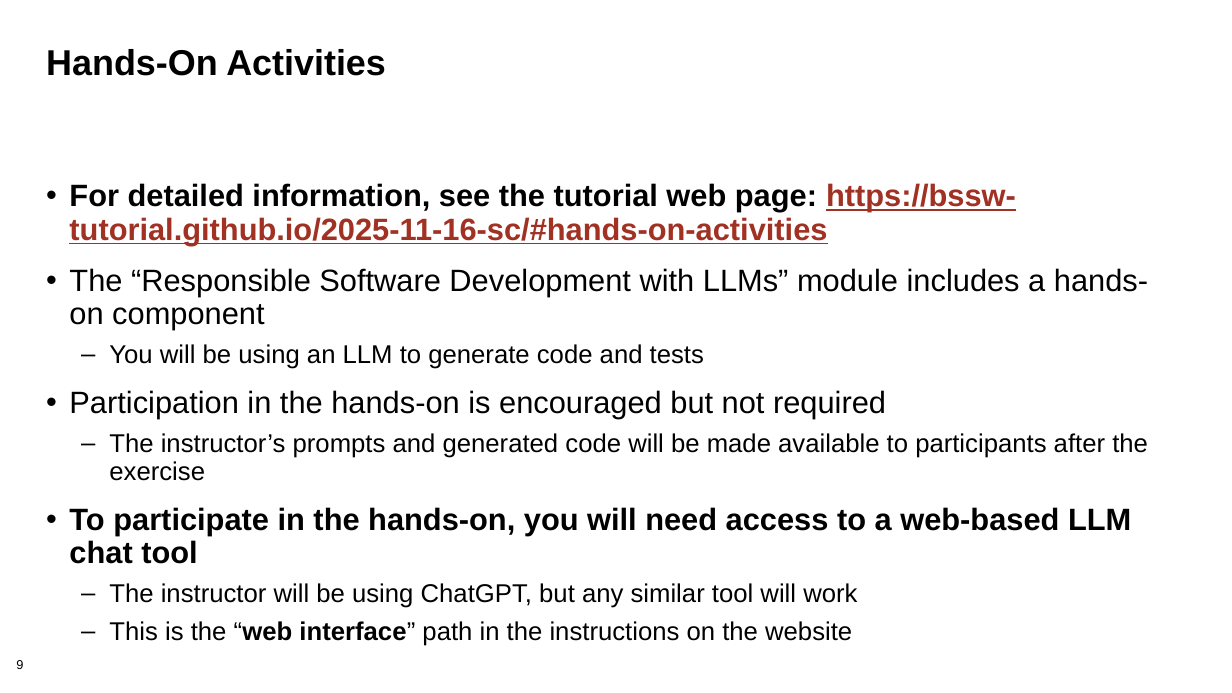
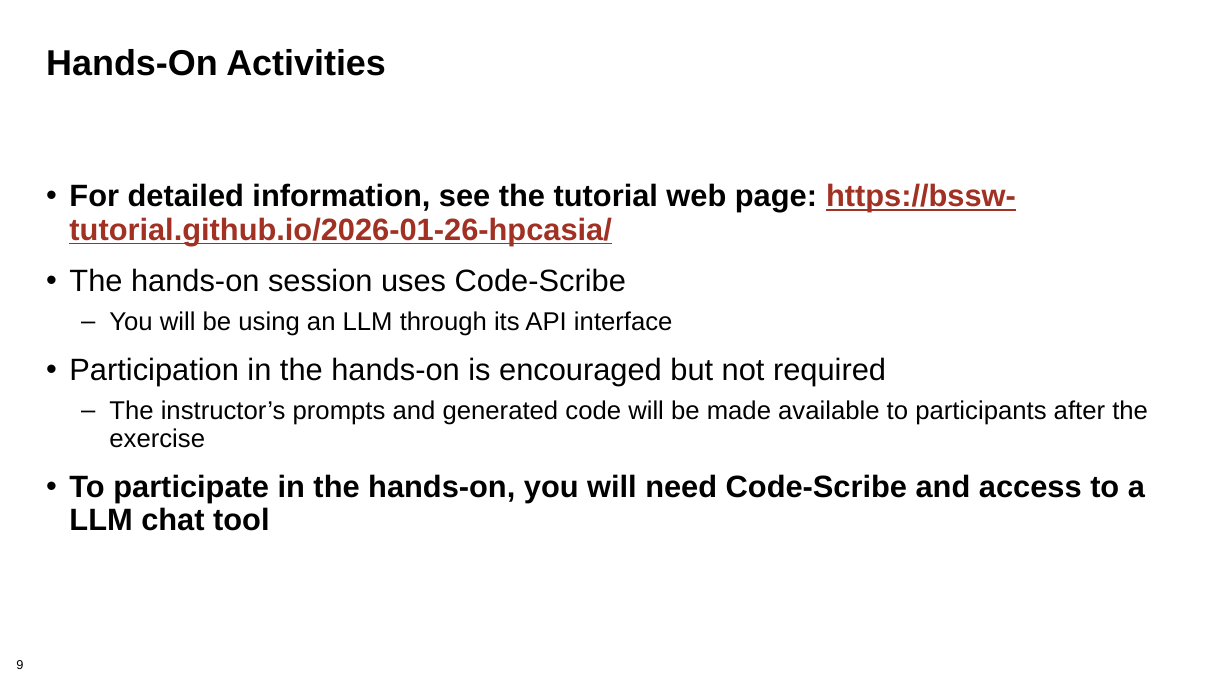
Before and after one commit to bssw-tutorial/presentations, a slide deck: slide 9 of intro.pptx. Drawn at 1232x693 pixels with LibreOffice and Linux fonts; fonts in the diff are those of the drawing. Boxes give left, top, right and bottom in pixels: in the first picture for what was removed or moved away, otherwise in the second. Text is boxed around its words. In the diff, an @@ line names an element or a change of style, - is before the commit and + after.

Commit message:
updated some modules for SCA/HPC-Asia

```diff
--- a/intro.pptx
+++ b/intro.pptx
@@ text at box(69, 183, 1016, 336): text changed; bold on @@
-• For detailed information, see the tutorial web page: https://bssw-tutorial.github.io/2025-11-16-sc/#hands-on-activities
-• The “Responsible Software Development with LLMs” module includes a hands-on component
-  – You will be using an LLM to generate code and tests
+• For detailed information, see the tutorial web page: https://bssw-tutorial.github.io/2026-01-26-hpcasia/
+• The hands-on session uses Code-Scribe
+  – You will be using an LLM through its API interface
@@ text at box(69, 474, 1145, 531): text changed; size 20 to 24 pt; bold on @@
-• To participate in the hands-on, you will need access to a web-based LLM chat tool
-  – The instructor will be using ChatGPT, but any similar tool will work
-  – This is the “web interface” path in the instructions on the website
+• To participate in the hands-on, you will need Code-Scribe and access to a LLM chat tool
```
Also in this commit, not shown: 3 other slides changed, 3 other files.
